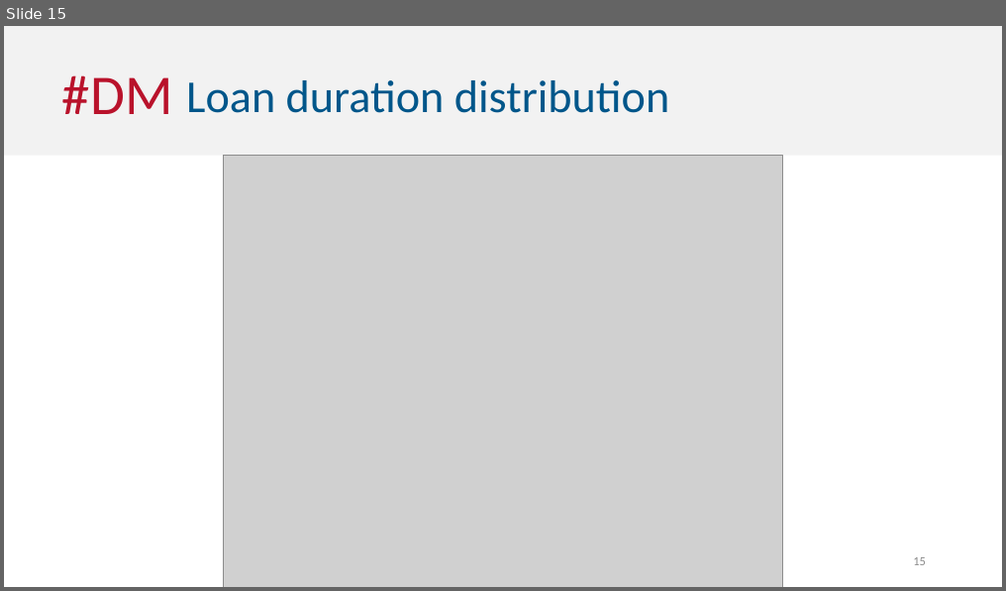
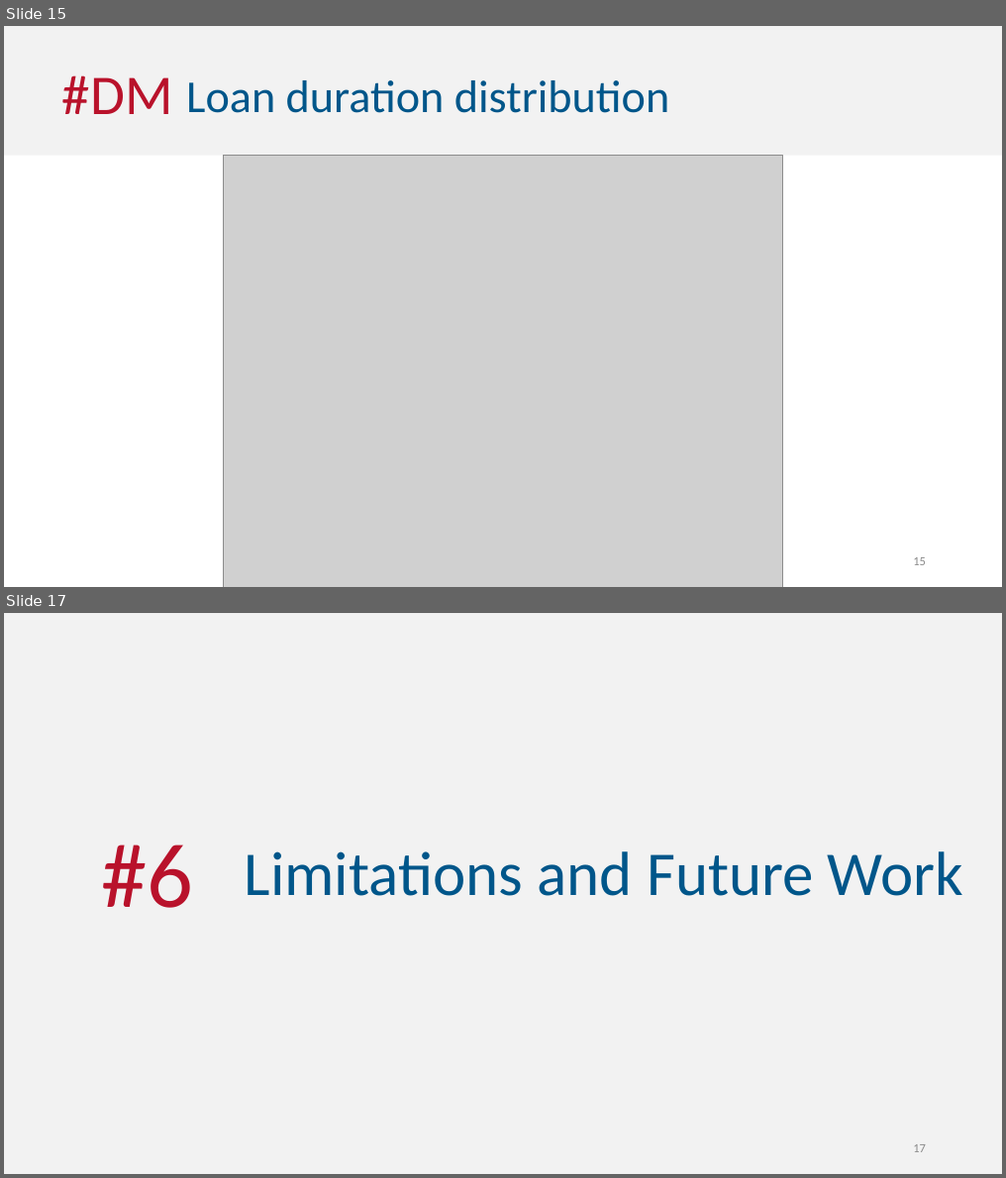
Before and after one commit to mfvfontes/2016_ECAC_G02, a slide deck: presentation/presentation.pptx. Shown one above the other, each under a label of ours: slide 15 before the commit, slides 15 and 17 after it; the slides between them are not shown. The pictures are 1006x591 and 1006x1178 pixels, drawn with LibreOffice and Linux fonts; fonts in the diff are those of the drawing; grey boxes stand for pictures. Boxes give left, top, right and bottom in pixels: in the first picture for what was removed or moved away, otherwise in the second. Text is boxed around its words. In the diff, an @@ line names an element or a change of style, - is before the commit and + after.

Commit message:
Added more slides (only the title)
- Added Predictive data analysis
- Added Limitations and Future Work slide
- Added Conclusions slide
- Added Annexes slide

```diff
--- a/presentation/presentation.pptx
+++ b/presentation/presentation.pptx
@@ slide 17 added at [4, 613, 1002, 1174], background #F2F2F2 @@
@@ text added at [101, 845, 193, 908], 88 pt, text #B9122B @@
+#6
@@ text added at [245, 852, 963, 896], 60 pt, text #00568A @@
+Limitations and Future Work
@@ page number added at [913, 1145, 926, 1153], 12 pt, text #8C8C8C @@
+17
```
Also in this commit, not shown: 3 other slides added.
